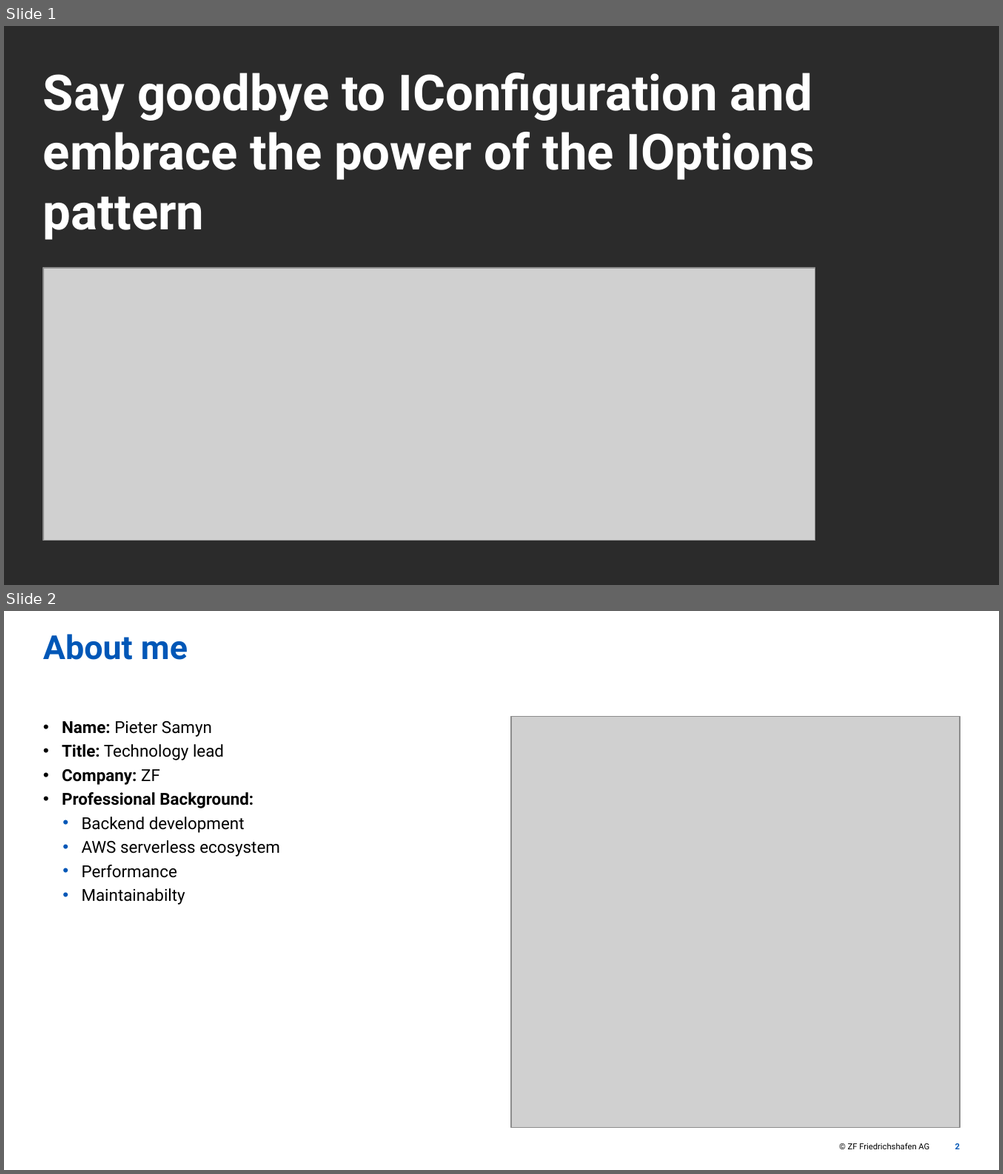
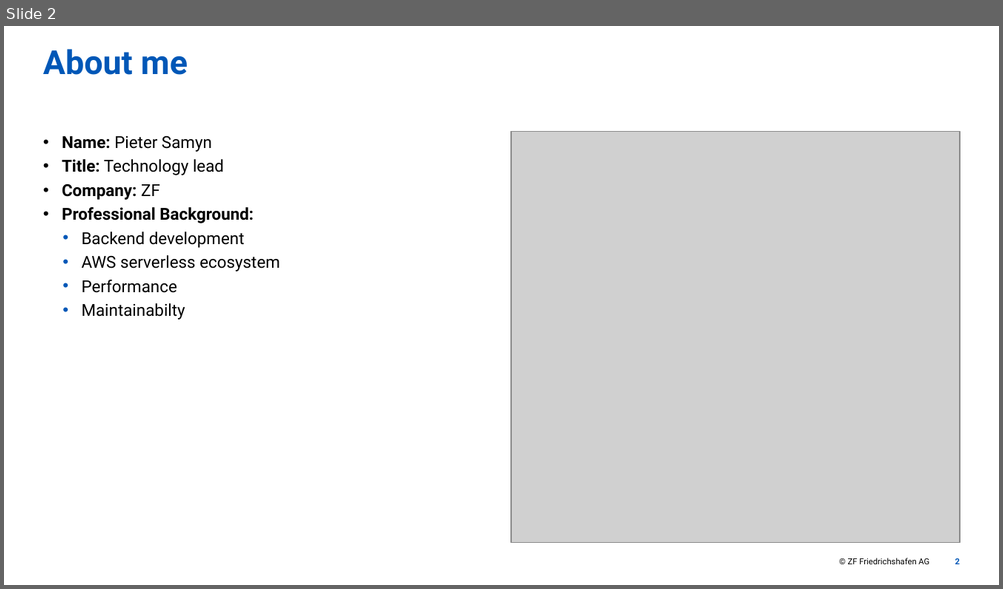
Before and after one commit to PhbsSmn/configuration-and-options, a slide deck: slides/presentation.pptx. Shown one above the other, each under a label of ours: slides 1 and 2 before the commit, slide 2 after it. The pictures are 1003x1174 and 1003x589 pixels, drawn with LibreOffice and Linux fonts; fonts in the diff are those of the drawing; grey boxes stand for pictures; background and template pictures are left out; a plain dark background stands for a picture behind light text. Boxes give left, top, right and bottom in pixels: in the first picture for what was removed or moved away, otherwise in the second. Text is boxed around its words. In the diff, an @@ line names an element or a change of style, - is before the commit and + after.

```diff
--- a/slides/presentation.pptx
+++ b/slides/presentation.pptx
@@ slide 1 removed at (4,26,999,585), background picture (left out) @@
@@ title removed at (43,73,814,240) @@
-Say goodbye to IConfiguration and embrace the power of the IOptions pattern
@@ picture removed at (42,268,814,540) @@
```
Also in this commit, not shown: 1 slide added.
